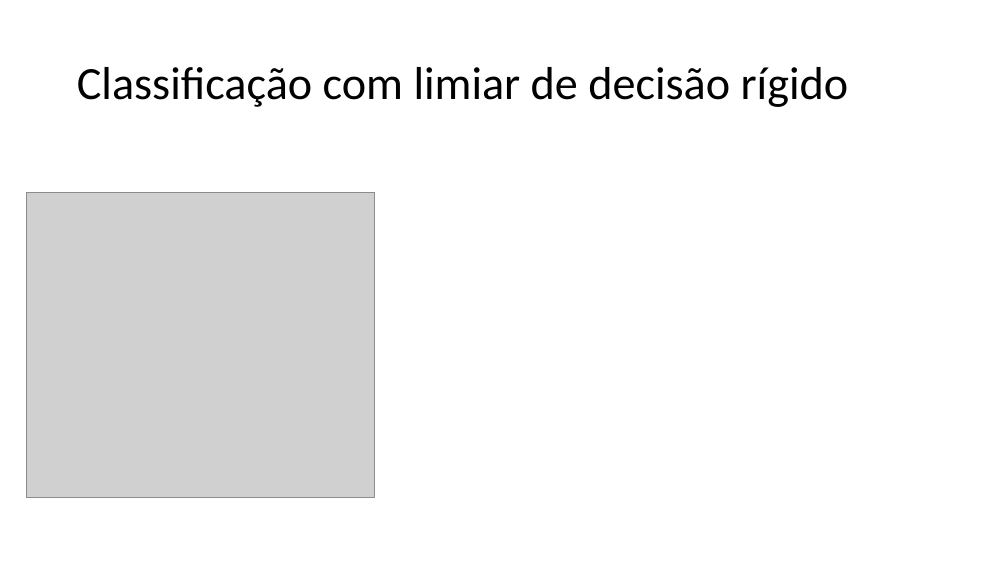
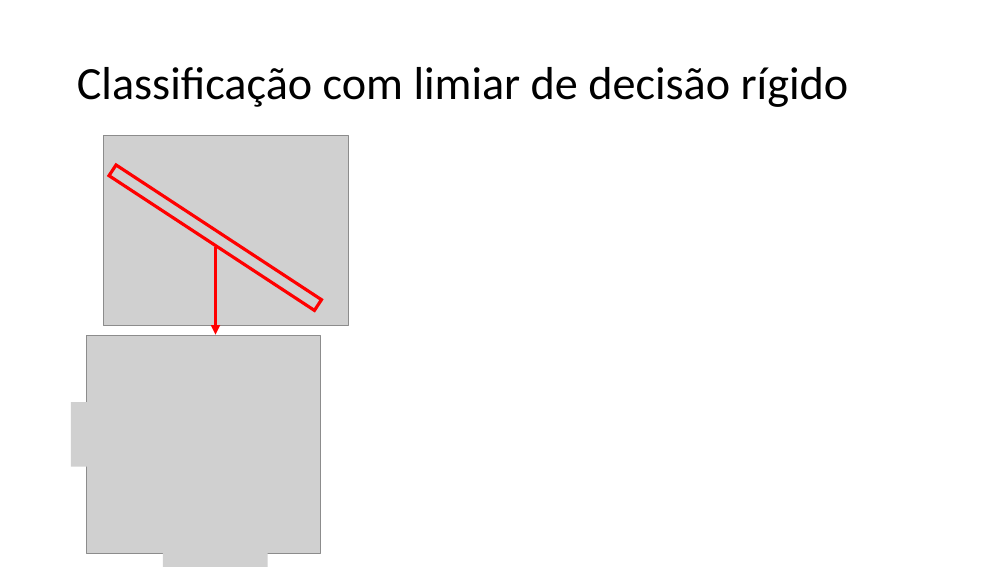
Before and after one commit to zz4fap/t320_aprendizado_de_maquina, a slide deck: slide 20 of slides/T320_Classificação (Parte II).pptx (slide 19 before the commit). Drawn at 1008x567 pixels with LibreOffice and Linux fonts; fonts in the diff are those of the drawing; grey boxes stand for pictures. Boxes give left, top, right and bottom in pixels: in the first picture for what was removed or moved away, otherwise in the second. Text is boxed around its words. In the diff, an @@ line names an element or a change of style, - is before the commit and + after.

```diff
--- a/slides/T320_Classificação (Parte II).pptx
+++ b/slides/T320_Classificação (Parte II).pptx
@@ picture removed at [26, 193, 374, 498] @@
@@ group added at [71, 136, 349, 567]: 4 pictures, 1 rectangle, 1 arrow @@
```
Also in this commit, not shown: 2 other slides changed, 2 slides added, 8 other files.
